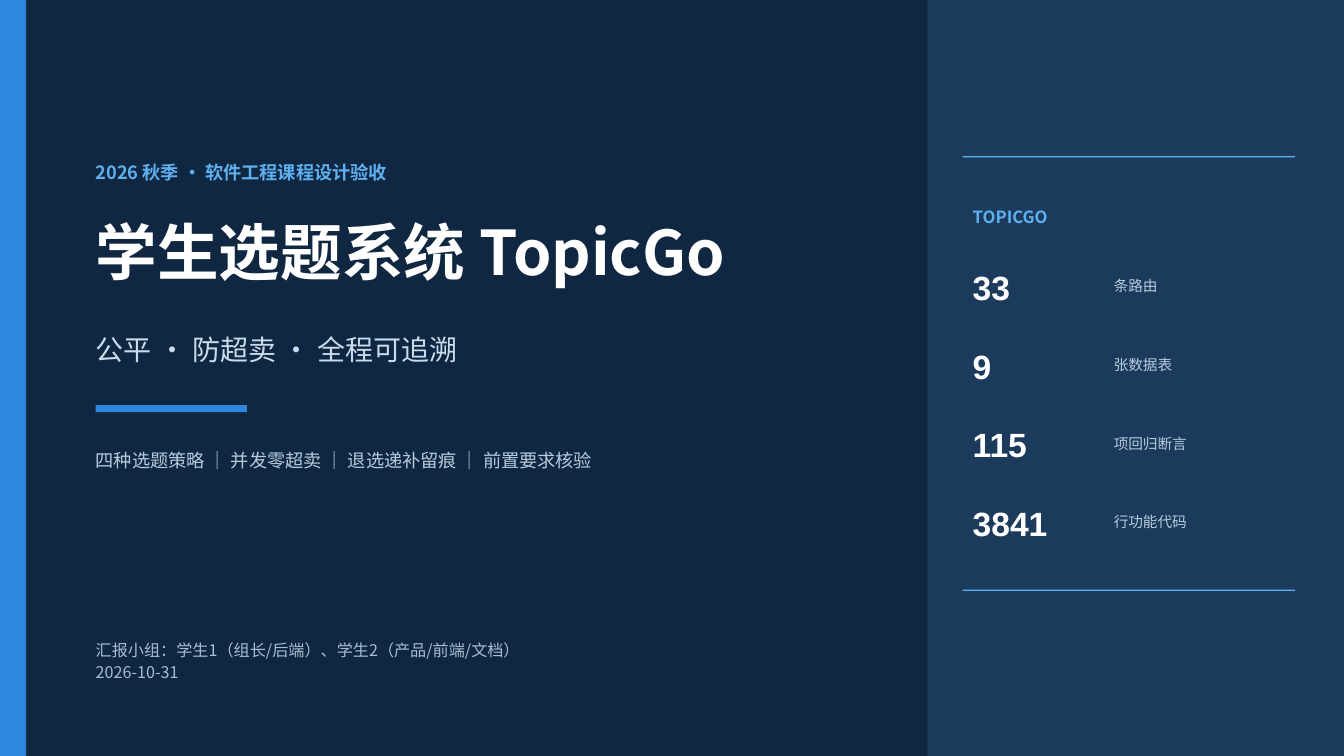
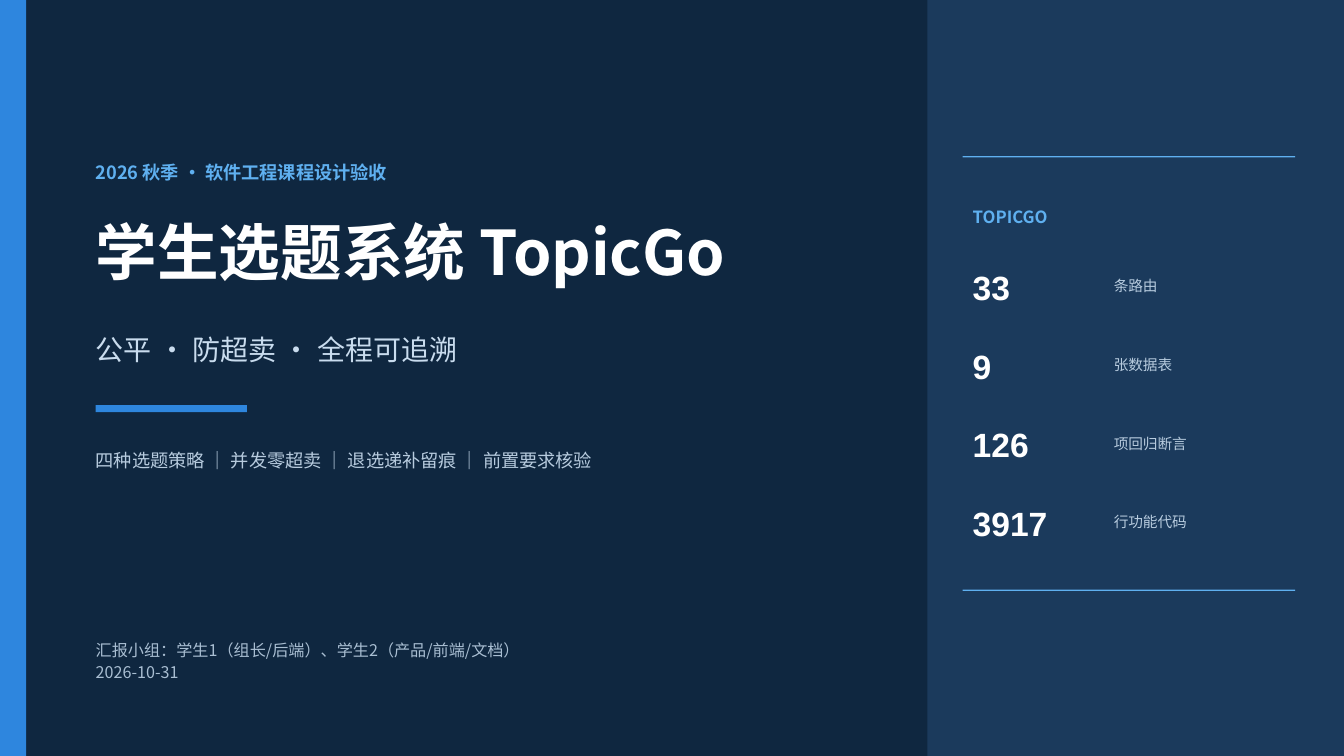
Before and after one commit to haixiaoyuntian/topicgo, a slide deck: slide 1 of student-topic-system/验收/TopicGo-验收汇报.pptx. Drawn at 1344x756 pixels with LibreOffice and Linux fonts; fonts in the diff are those of the drawing. Boxes give left, top, right and bottom in pixels: in the first picture for what was removed or moved away, otherwise in the second. Text is boxed around its words. In the diff, an @@ line names an element or a change of style, - is before the commit and + after.

```diff
--- a/student-topic-system/验收/TopicGo-验收汇报.pptx
+++ b/student-topic-system/验收/TopicGo-验收汇报.pptx
@@ text at <box>973,433,1029,458</box>: text changed @@
-115
+126
@@ text at <box>973,512,1048,537</box>: text changed @@
-3841
+3917
```
Also in this commit, not shown: 3 other slides changed, 15 other files.
